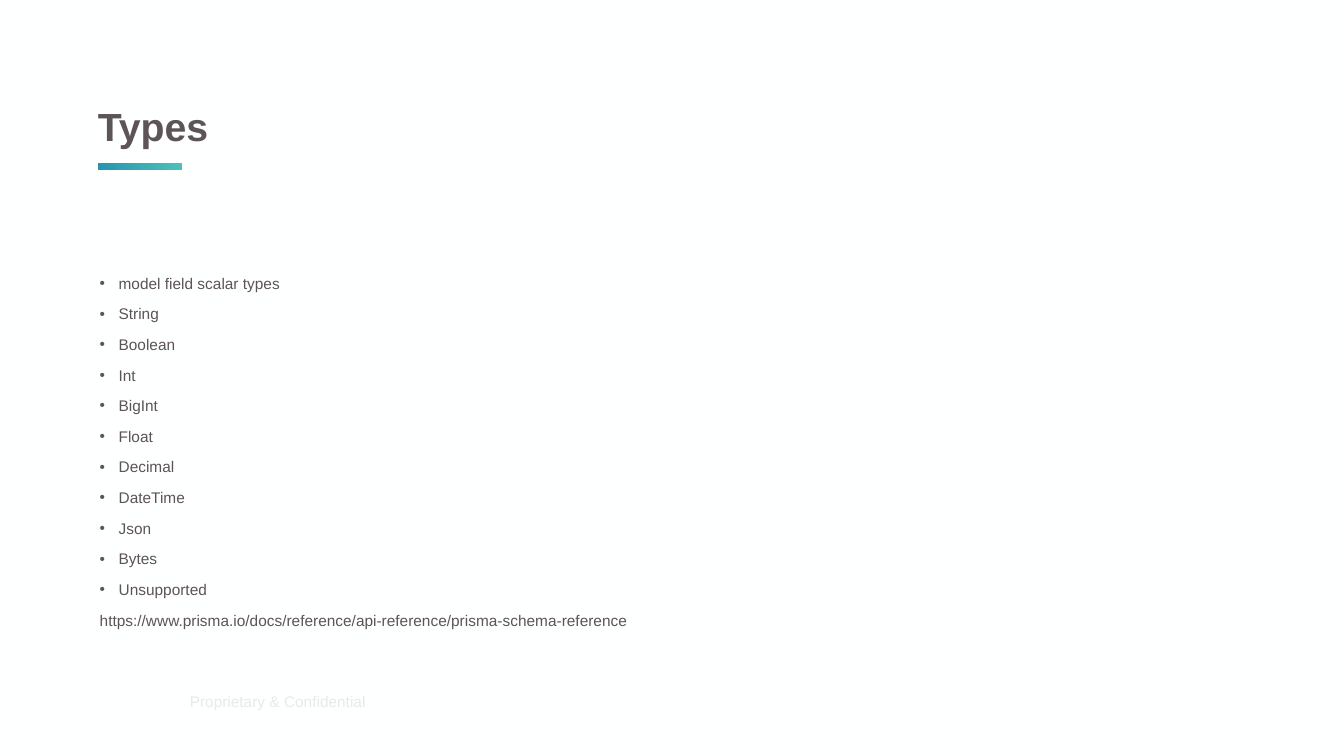
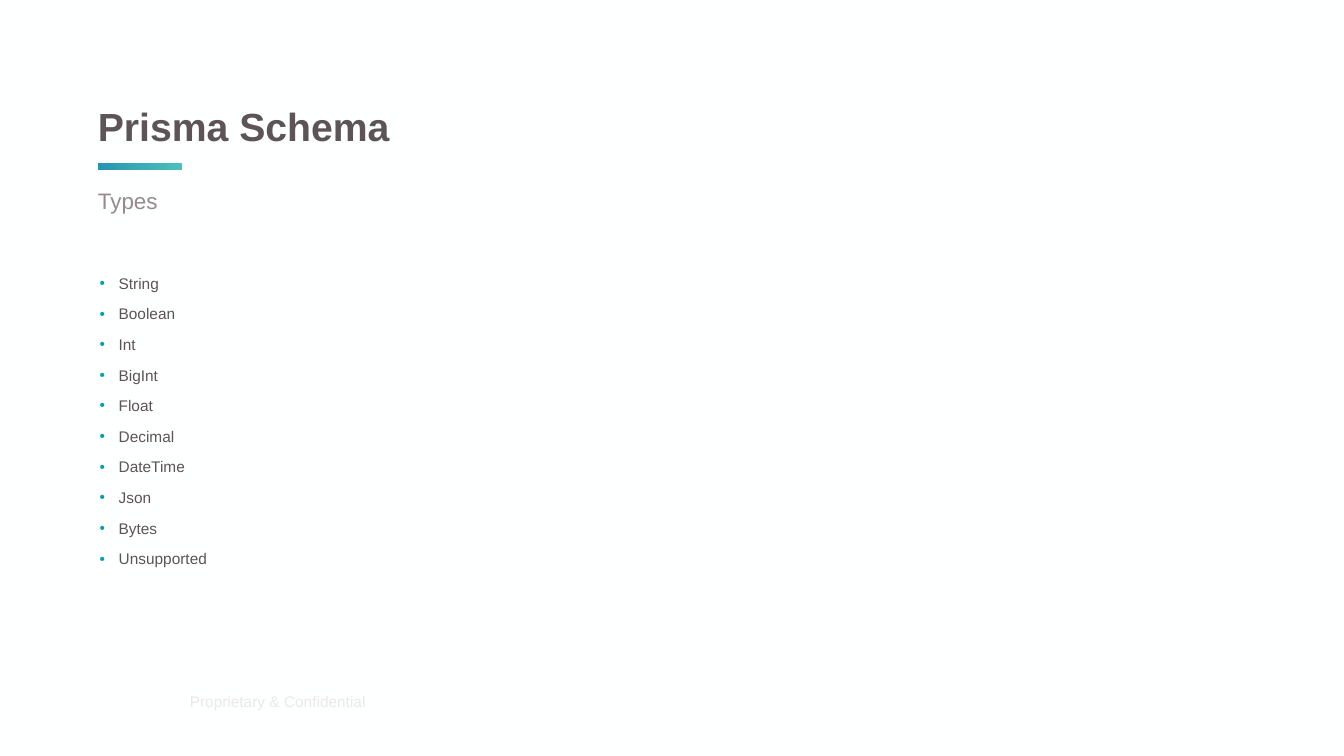
Before and after one commit to pedrompeixoto/nestjs-presentation, a slide deck: slide 14 of data_persistence.pptx (slide 12 before the commit). Drawn at 1344x756 pixels with LibreOffice and Linux fonts; fonts in the diff are those of the drawing; background and template pictures are left out. Boxes give left, top, right and bottom in pixels: in the first picture for what was removed or moved away, otherwise in the second. Text is boxed around its words. In the diff, an @@ line names an element or a change of style, - is before the commit and + after.

```diff
--- a/data_persistence.pptx
+++ b/data_persistence.pptx
@@ title at (98,112,389,142): text changed @@
-Types
+Prisma Schema
@@ text added at (98,193,158,214), 16 pt, text #958B8E @@
+Types
@@ text at (119,278,280,292): paragraph removed @@
-• model field scalar types
@@ text at (100,615,627,629): paragraph removed @@
-https://www.prisma.io/docs/reference/api-reference/prisma-schema-reference
```
Also in this commit, not shown: 13 other slides changed, 13 slides added, 2 slides removed, 13 other files.
